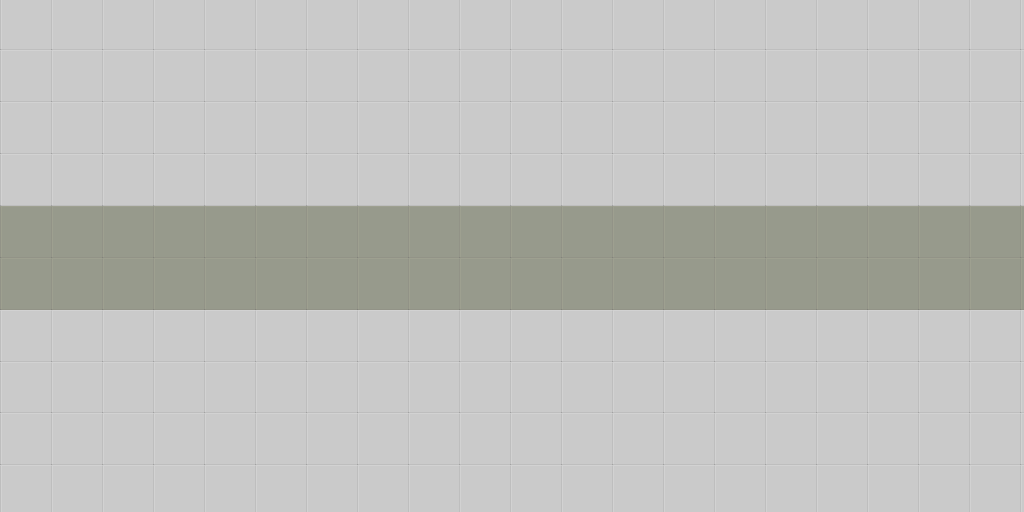
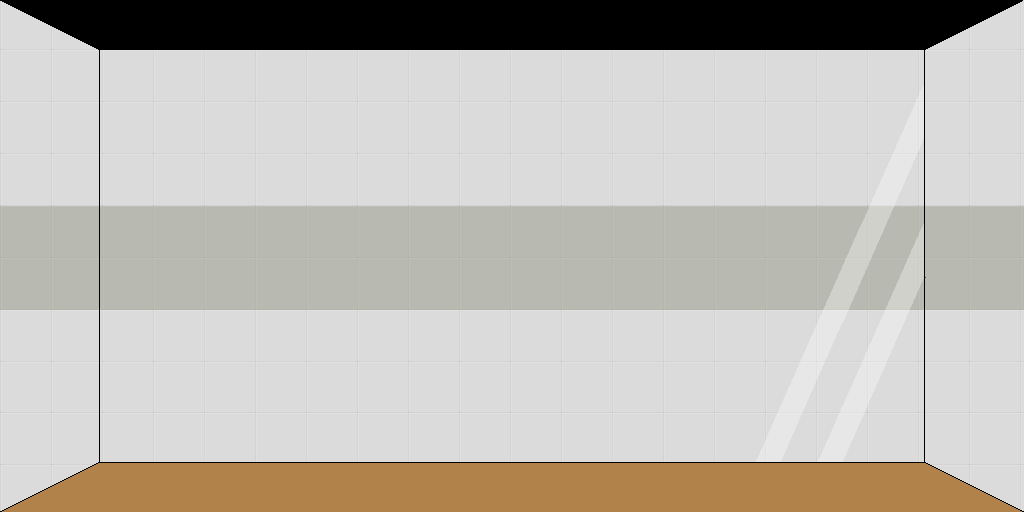
Revision of a layered 1024 x 512 image; what changed, layer by layer:
added layer "Calque #3" above "Calque" over (756, 85, 926, 462)
added layer "Calque" above "lvl1x1_back.png" over (0, 0, 1024, 512)
